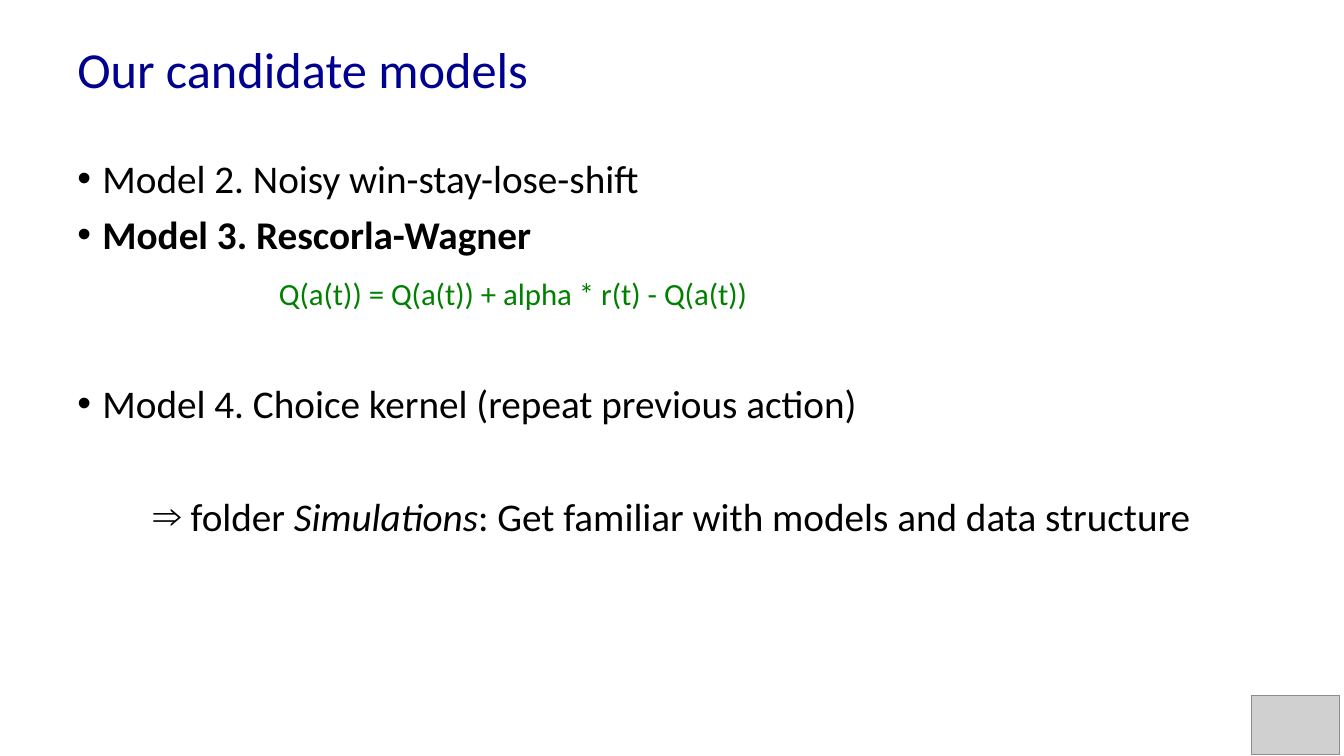
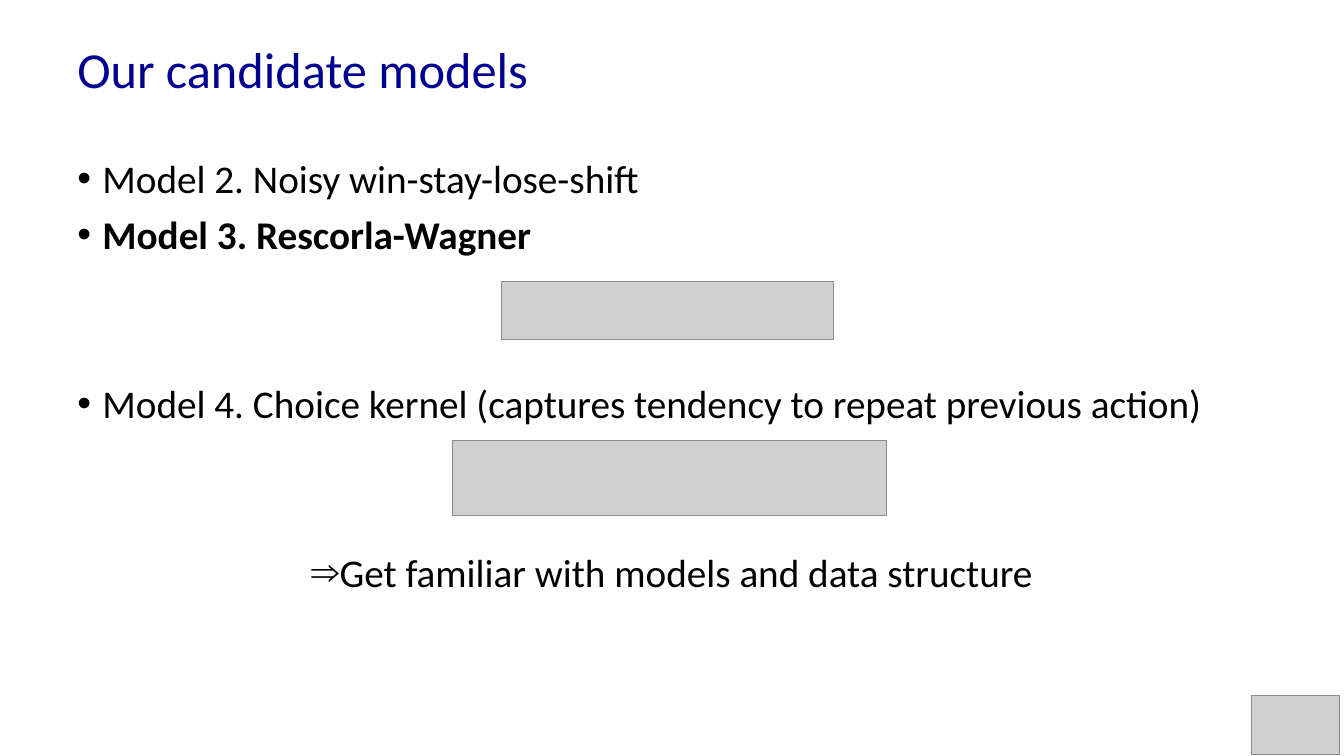
Before and after one commit to bambschool/BAMB2023, a slide deck: slide 5 of 3-reinforcement_learning/3A-reinforcement_learning/BAMB_tutorial3A_RL.pptx. Drawn at 1344x756 pixels with LibreOffice and Linux fonts; fonts in the diff are those of the drawing; grey boxes stand for pictures. Boxes give left, top, right and bottom in pixels: in the first picture for what was removed or moved away, otherwise in the second. Text is boxed around its words. In the diff, an @@ line names an element or a change of style, - is before the commit and + after.

```diff
--- a/3-reinforcement_learning/3A-reinforcement_learning/BAMB_tutorial3A_RL.pptx
+++ b/3-reinforcement_learning/3A-reinforcement_learning/BAMB_tutorial3A_RL.pptx
@@ picture added at [502, 281, 834, 340] @@
@@ text at [102, 389, 1201, 588]: text changed @@
-Q(a(t)) = Q(a(t)) + alpha * r(t) - Q(a(t))
-• Model 4. Choice kernel (repeat previous action)
-⇒ folder Simulations: Get familiar with models and data structure
+• Model 4. Choice kernel (captures tendency to repeat previous action)
+⇒ Get familiar with models and data structure
@@ picture added at [453, 441, 887, 516] @@
```
